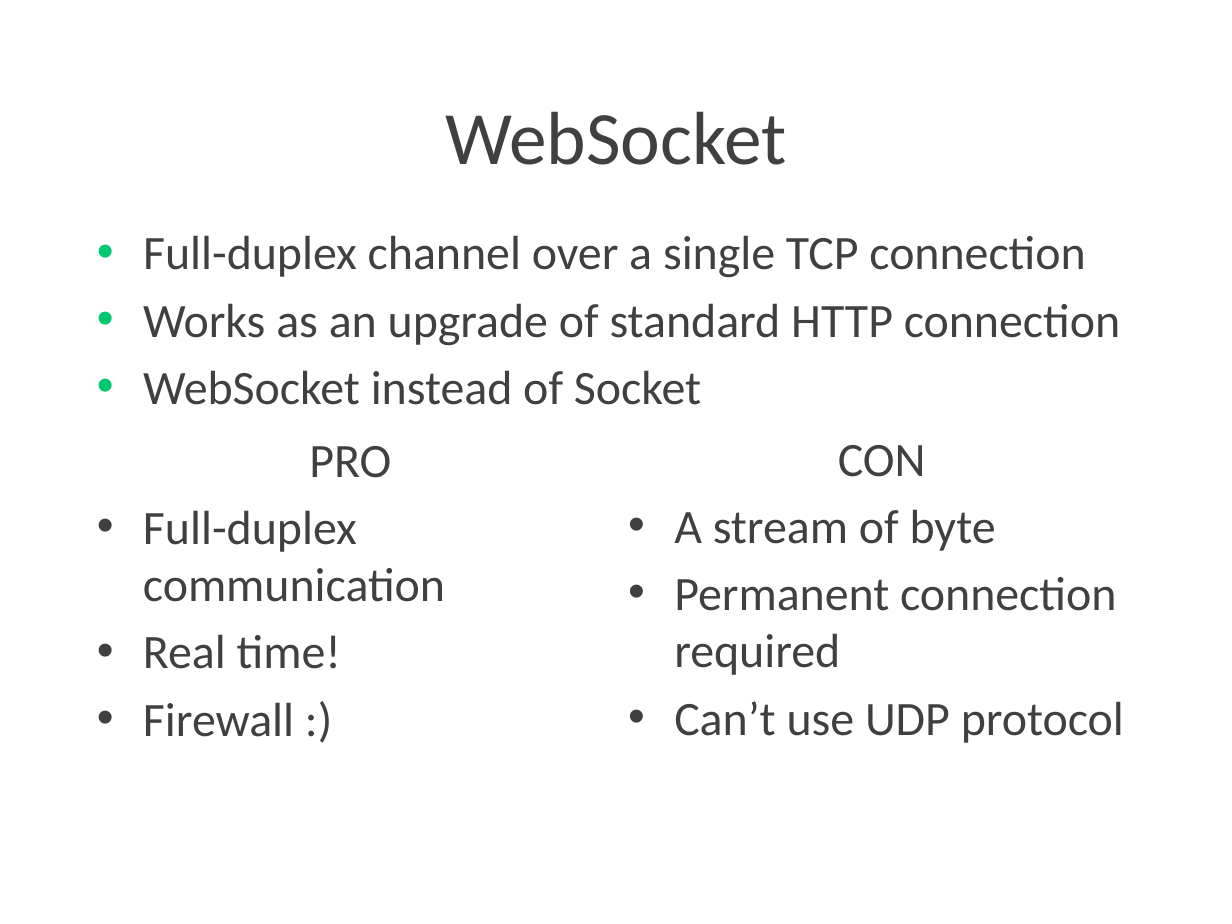
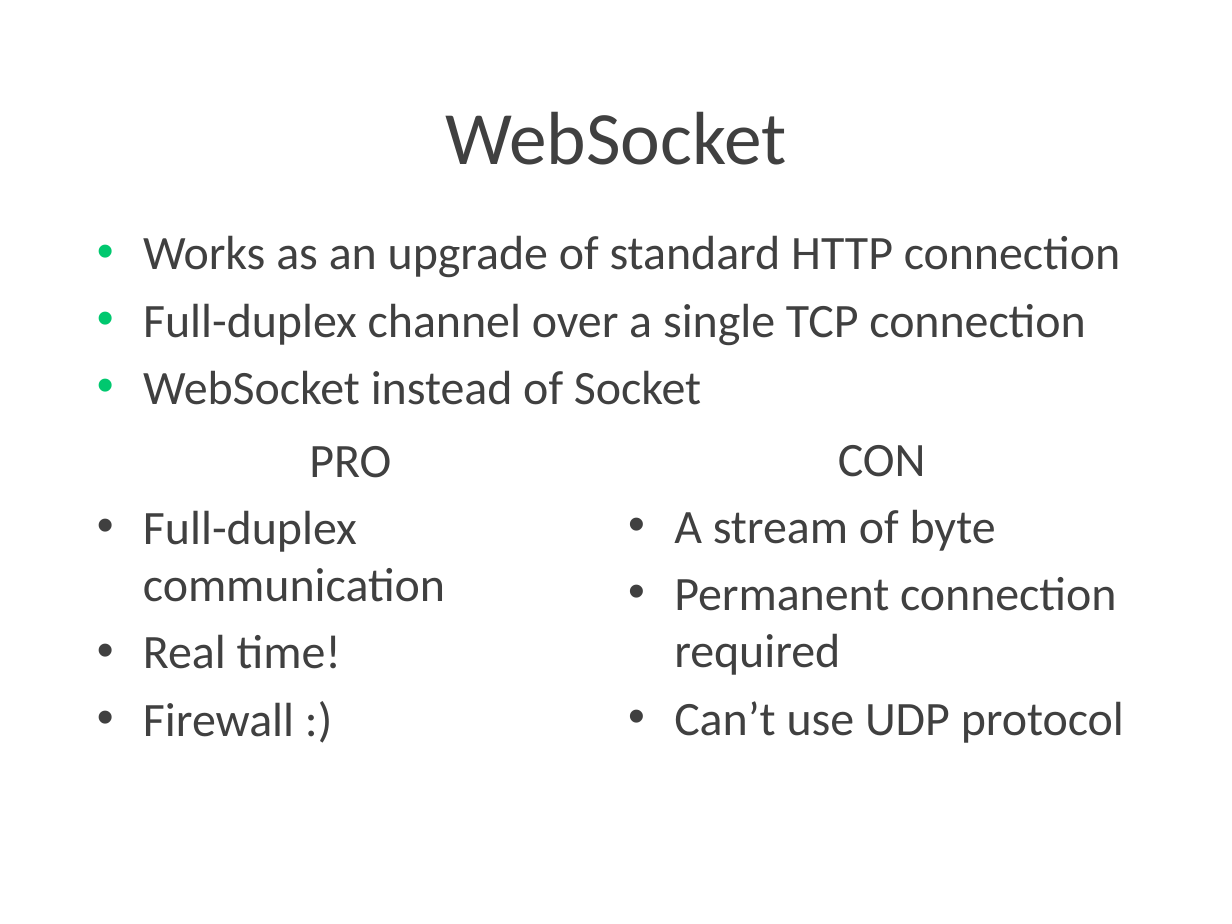
Before and after one commit to Lotti/codemotion2015, a slide deck: slide 16 of slides/slides.pptx. Drawn at 1232x924 pixels with LibreOffice and Linux fonts; fonts in the diff are those of the drawing; background and template pictures are left out. Boxes give left, top, right and bottom in pixels: in the first picture for what was removed or moved away, otherwise in the second. Text is boxed around its words. In the diff, an @@ line names an element or a change of style, - is before the commit and + after.

Commit message:
slides bugfix

```diff
--- a/slides/slides.pptx
+++ b/slides/slides.pptx
@@ text at (143,235,1120,278): paragraph added @@
+• Works as an upgrade of standard HTTP connection
@@ text at (143,303,1120,346): paragraph removed @@
-• Works as an upgrade of standard HTTP connection
```
